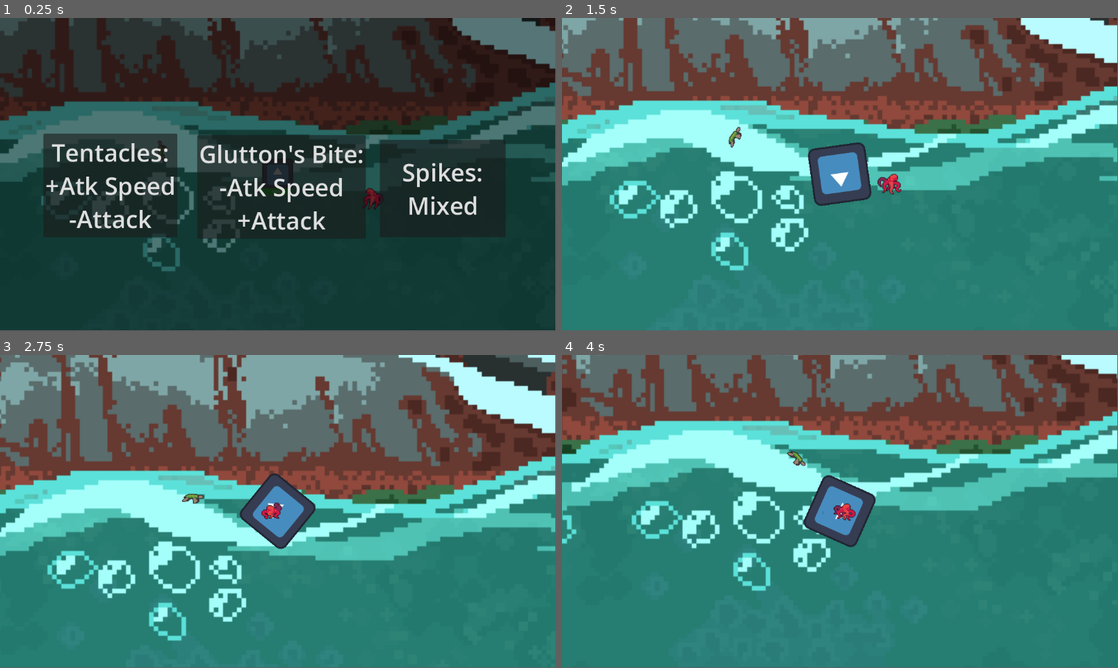
Above: before the commit, frames 1-4 (two rows, left to right).
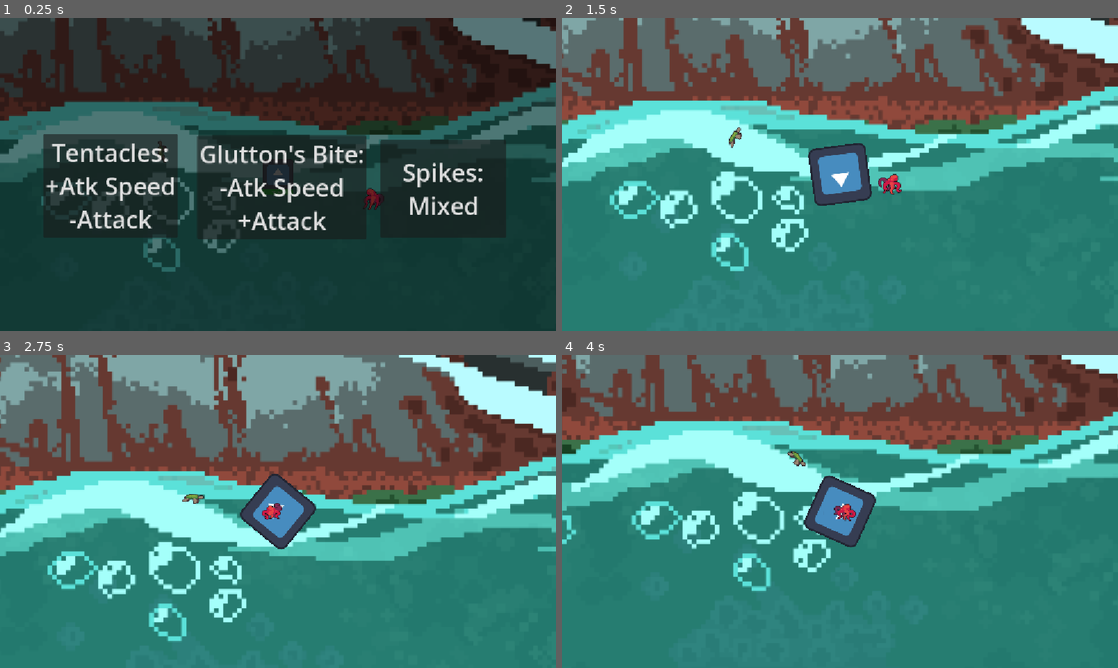
Above: after the commit, the same moments.

Repository: GavinWu42711/Campfire
Game: Godot game, scene res://Scenes/level_1.tscn
Two runs of this game, one before a commit and one after it. Both use one fixed random seed, a clock stepped at 60 frames per second and the inputs below. The engine's default icon, where the game draws it, is replaced by a stand-in: a white triangle on a blue panel in a dark square.
Inputs (mouse positions are in pixels of both pictures, inside the frame that each line leads up to):
- Up to frame 1 (0.25 s): no input
- Up to frame 2 (1.5 s): tap Enter at 0.5 s; move the mouse to (962, 158) at 0.52 s; click (962, 158) at 0.6 s; move the mouse to (728, 190) at 1.27 s; right-click (728, 190) at 1.35 s
- Up to frame 3 (2.75 s): move the mouse to (333, 442) at 2.02 s; click (333, 442) at 2.1 s
- Up to frame 4 (4 s): move the mouse to (812, 574) at 2.77 s; right-click (812, 574) at 2.85 s; move the mouse to (1006, 558) at 3.52 s; click (1006, 558) at 3.6 s
In our replay, the window is 799x449 before the commit and 800x450 after it. These sizes can differ from the game's own. Grey fills any space a smaller window leaves; there, only what the larger window draws over its background counts as a difference.

The runs differ from the first frame. In frame 1, 2.7% of the frame differs, in the area x 0-100%, y 0-80%; in frame 2, 2.6%; in frame 3, 3.0%, in the area x 0-100%, y 0-92%; in frame 4, 2.0%.

Commit message:
UI scaling fix

Diff:
--- a/campfire/Scenes/upgrade_spikes.tscn
+++ b/campfire/Scenes/upgrade_spikes.tscn
@@ -1,36 +1,45 @@
 [gd_scene format=3 uid="uid://ddoe248tjh7ao"]
 
-[ext_resource type="Script" uid="uid://60u50u3lcsy" path="res://Scripts/upgrade_spikes.gd" id="1_np2pn"]
+[ext_resource type="Script" path="res://Scripts/upgrade_spikes.gd" id="1_np2pn"]
 
 [node name="UpgradeScreenSpikes" type="Node2D" unique_id=179100804]
 script = ExtResource("1_np2pn")
 
 [node name="CanvasLayer" type="CanvasLayer" parent="." unique_id=998554934]
 process_mode = 2
-visible = false
 
 [node name="ColorRect" type="ColorRect" parent="CanvasLayer" unique_id=1690086712]
-offset_right = 1154.0
-offset_bottom = 675.0
+visible = false
+anchors_preset = 15
+anchor_right = 1.0
+anchor_bottom = 1.0
+grow_horizontal = 2
+grow_vertical = 2
 color = Color(0, 0, 0, 0.53333336)
 metadata/_edit_use_anchors_ = true
 
 [node name="Button" type="Button" parent="CanvasLayer/ColorRect" unique_id=1888085844]
-layout_mode = 0
-offset_left = 90.0
-offset_top = 282.0
-offset_right = 307.0
-offset_bottom = 402.0
+layout_mode = 1
+anchors_preset = -1
+anchor_left = 0.7369792
+anchor_top = 0.46296296
+anchor_right = 0.7369792
+anchor_bottom = 0.46296296
+offset_right = 191.0
+offset_bottom = 77.0
 theme_override_font_sizes/font_size = 50
 text = "+Spikes"
 metadata/_edit_use_anchors_ = true
 
 [node name="Button2" type="Button" parent="CanvasLayer/ColorRect" unique_id=1669636594]
-layout_mode = 0
-offset_left = 413.0
-offset_top = 209.0
-offset_right = 690.0
-offset_bottom = 493.0
+layout_mode = 1
+anchors_preset = -1
+anchor_left = 0.4204759
+anchor_top = 0.30555555
+anchor_right = 0.4204759
+anchor_bottom = 0.30555555
+offset_right = 277.0
+offset_bottom = 284.0
 theme_override_font_sizes/font_size = 50
 text = "+Chance to
 activate
@@ -39,11 +48,16 @@
 metadata/_edit_use_anchors_ = true
 
 [node name="Button3" type="Button" parent="CanvasLayer/ColorRect" unique_id=1085624555]
-layout_mode = 0
-offset_left = 800.0
-offset_top = 232.0
-offset_right = 1097.0
-offset_bottom = 434.0
+layout_mode = 1
+anchors_preset = -1
+anchor_left = 0.114583336
+anchor_top = 0.4033333
+anchor_right = 0.114583336
+anchor_bottom = 0.4033333
+offset_right = 297.0
+offset_bottom = 146.0
+grow_horizontal = 2
+grow_vertical = 2
 theme_override_font_sizes/font_size = 50
 text = "Lower spike
 shots cd"
--- a/campfire/project.godot
+++ b/campfire/project.godot
@@ -19,6 +19,10 @@
 
 Global="*uid://chjmsq0ys3527"
 EnemySpawner="*uid://chbskor58s0mx"
+
+[display]
+
+window/stretch/mode="canvas_items"
 
 [dotnet]
 
